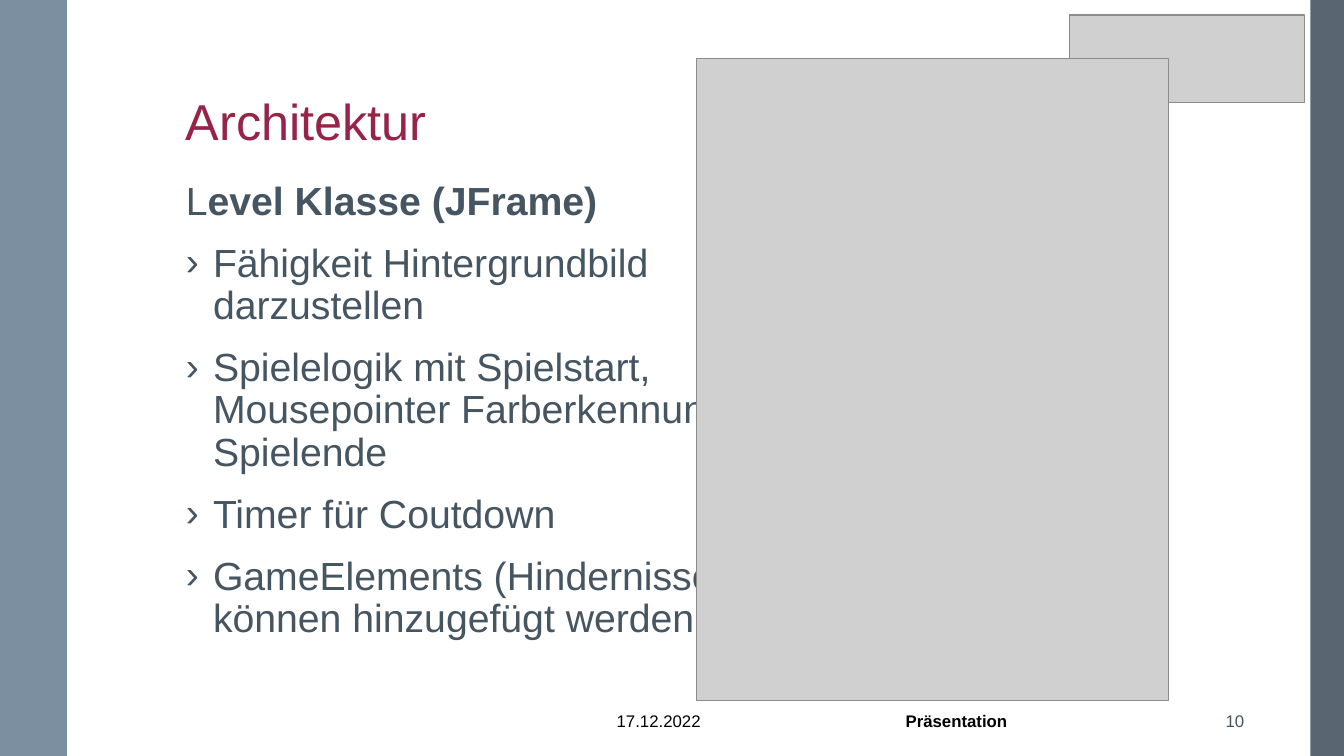
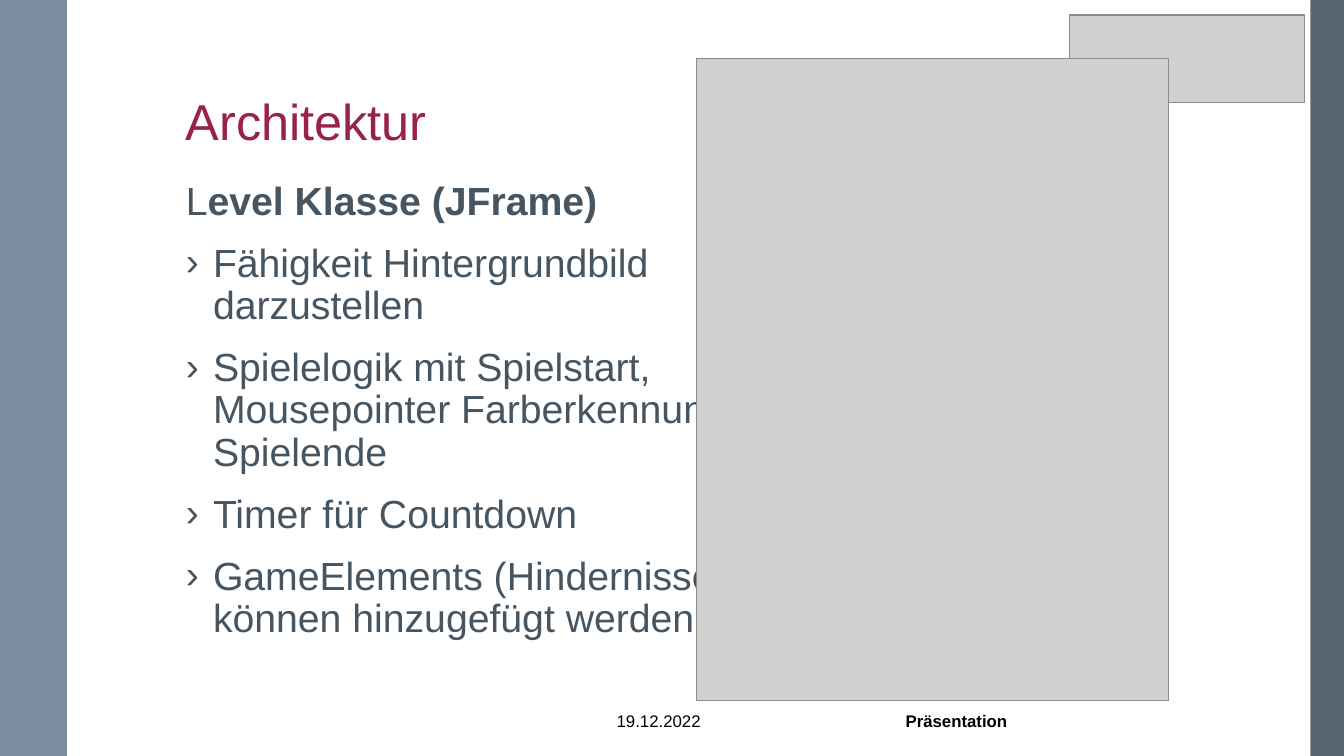
Before and after one commit to MightyModerator/donttouchthewall, a slide deck: slide 10 of documents/Präsentation-G2.pptx. Drawn at 1344x756 pixels with LibreOffice and Linux fonts; fonts in the diff are those of the drawing; grey boxes stand for pictures; background and template pictures are left out. Boxes give left, top, right and bottom in pixels: in the first picture for what was removed or moved away, otherwise in the second. Text is boxed around its words. In the diff, an @@ line names an element or a change of style, - is before the commit and + after.

```diff
--- a/documents/Präsentation-G2.pptx
+++ b/documents/Präsentation-G2.pptx
@@ text at [213, 499, 577, 529]: text changed @@
-› Timer für Coutdown
+› Timer für Countdown
@@ text at [617, 715, 701, 727]: text changed @@
-17.12.2022
+19.12.2022
@@ page number removed at [1226, 715, 1245, 727] @@
-10
```
Also in this commit, not shown: 14 other slides changed, 3 slides added, 3 slides removed, 16 other files.
